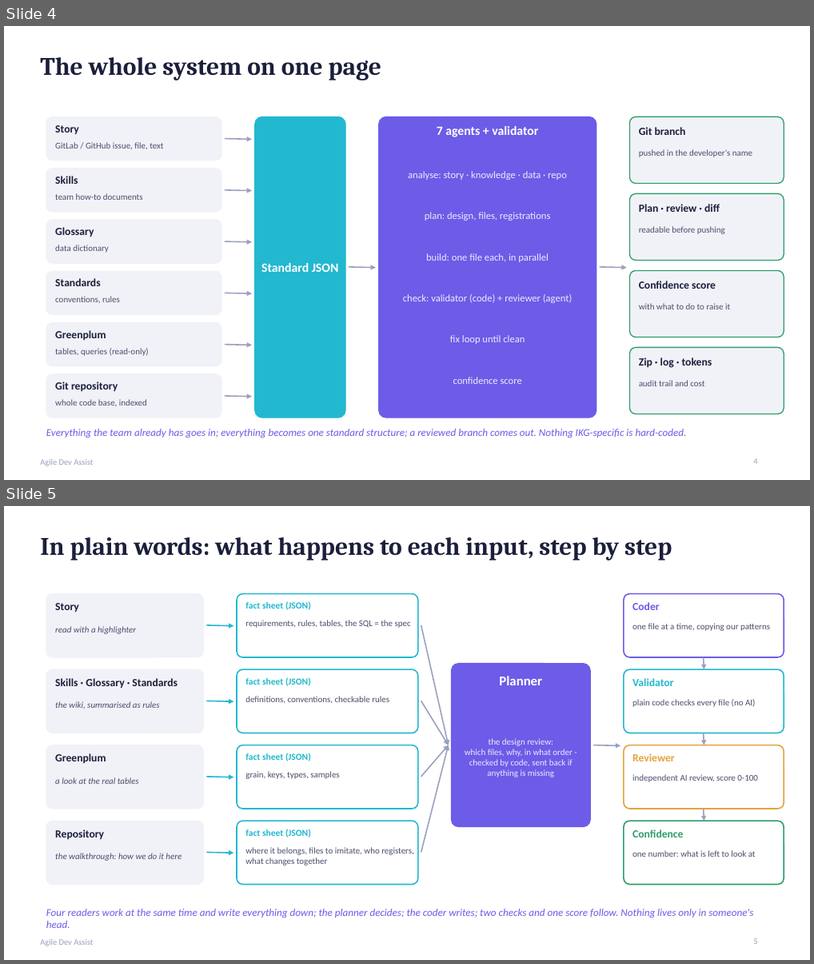
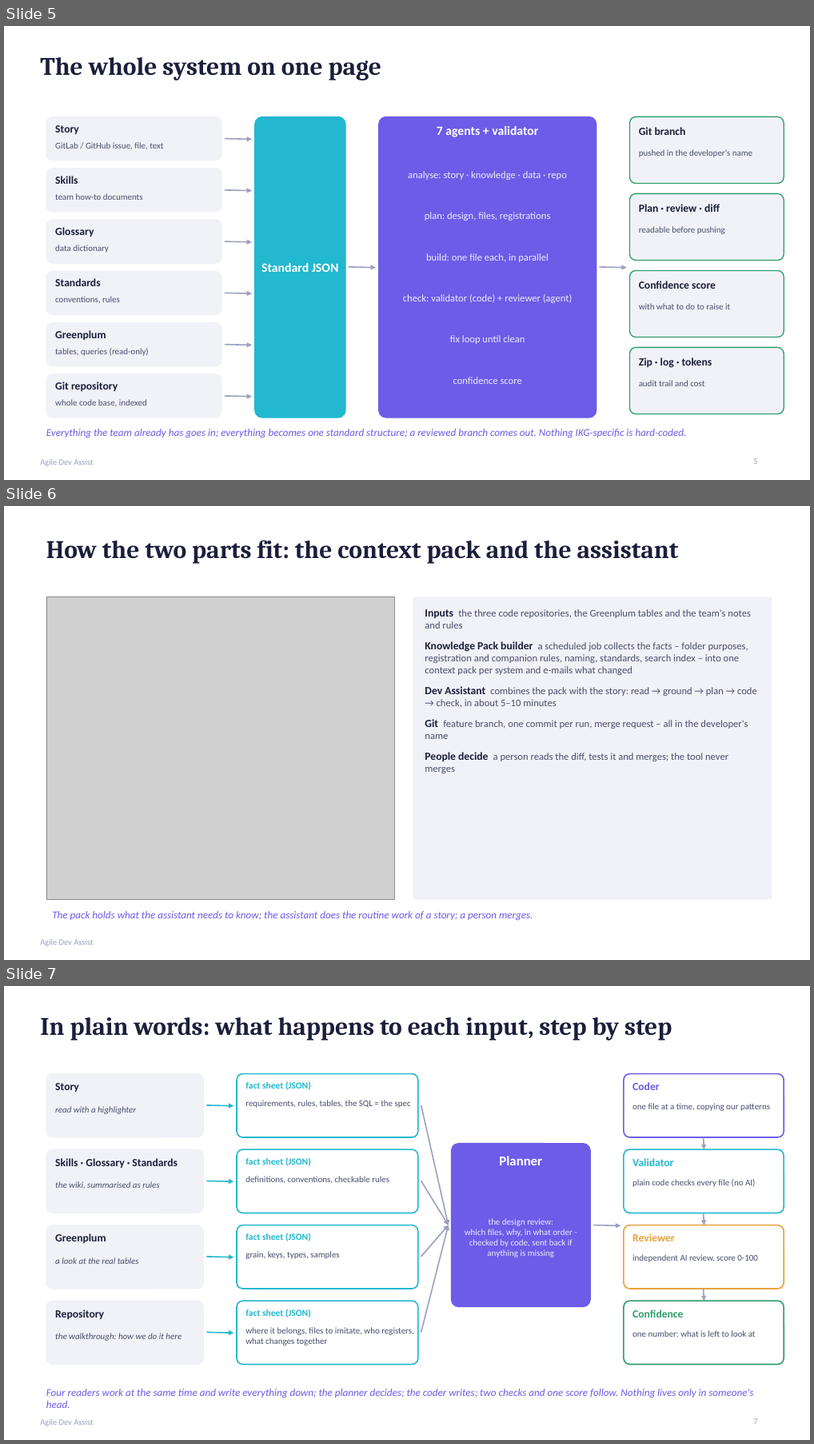
Before and after one commit to shahpratik48/Python, a slide deck: Agile_Dev_Assist_Presentation.pptx. Shown one above the other, each under a label of ours: slides 4 and 5 before the commit, slides 5, 6 and 7 after it. The pictures are 814x964 and 814x1444 pixels, drawn with LibreOffice and Linux fonts; fonts in the diff are those of the drawing; grey boxes stand for pictures. Boxes give left, top, right and bottom in pixels: in the first picture for what was removed or moved away, otherwise in the second. Text is boxed around its words. In the diff, an @@ line names an element or a change of style, - is before the commit and + after.

```diff
--- a/Agile_Dev_Assist_Presentation.pptx
+++ b/Agile_Dev_Assist_Presentation.pptx
@@ slide 6 added at [4, 506, 810, 960], background #FFFFFF; not listed: 1 template element that a slide beside it also shows @@
@@ title added at [46, 540, 679, 564], 30 pt, text #1B1F3B, bold @@
+How the two parts fit: the context pack and the assistant
@@ picture added at [46, 596, 394, 900] @@
@@ rectangle added at [413, 596, 772, 900], fill #F1F2F8, 12 pt, text #4A4F6B @@
+Inputs the three code repositories, the Greenplum tables and the team's notes and rules
+Knowledge Pack builder a scheduled job collects the facts – folder purposes, registration and companion rules, naming, standards, search index – into one context pack per system and e-mails what changed
+Dev Assistant combines the pack with the story: read → ground → plan → code → check, in about 5–10 minutes
+Git feature branch, one commit per run, merge request – all in the developer's name
+People decide a person reads the diff, tests it and merges; the tool never merges
@@ text added at [52, 911, 533, 920], 12.5 pt, text #6C5CE7, italic @@
+The pack holds what the assistant needs to know; the assistant does the routine work of a story; a person merges.
@@ what was slide 4 is now slide 5 @@
@@ page number at [754, 458, 758, 464]: text changed @@
-4
+5
@@ what was slide 5 is now slide 7 @@
```
Also in this commit, not shown: 2 other slides added, 1 other file.
